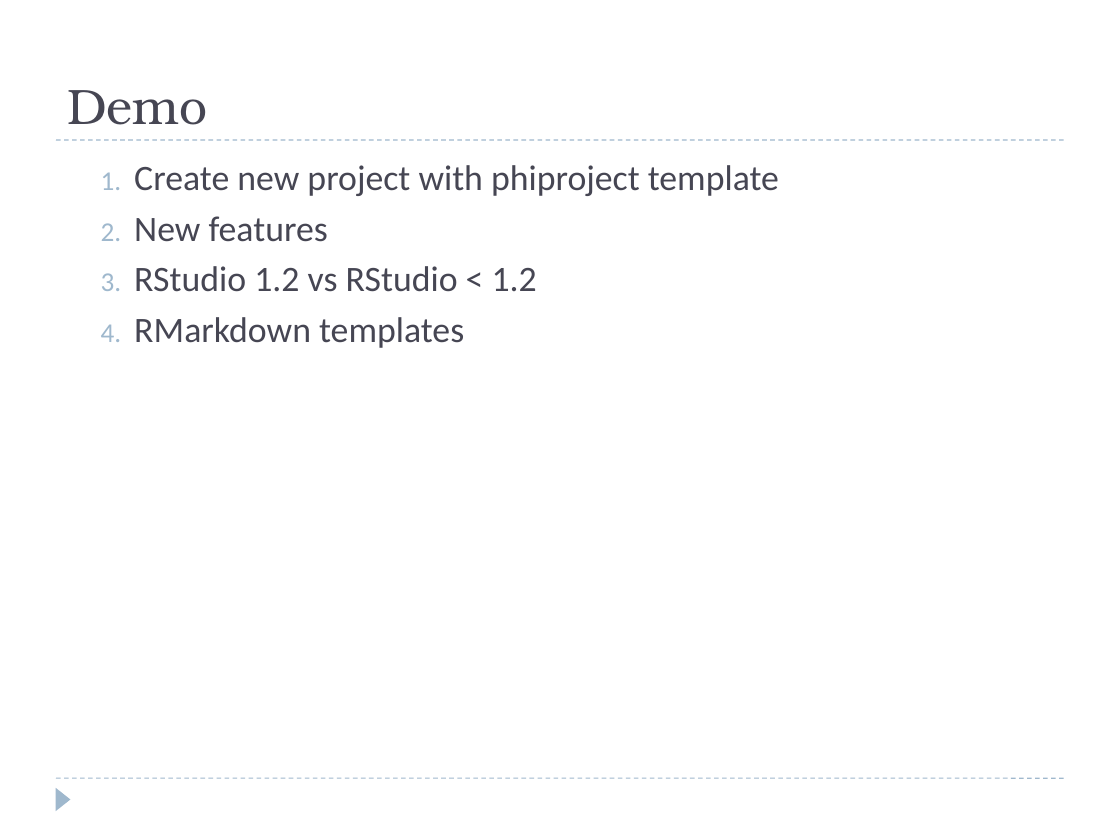
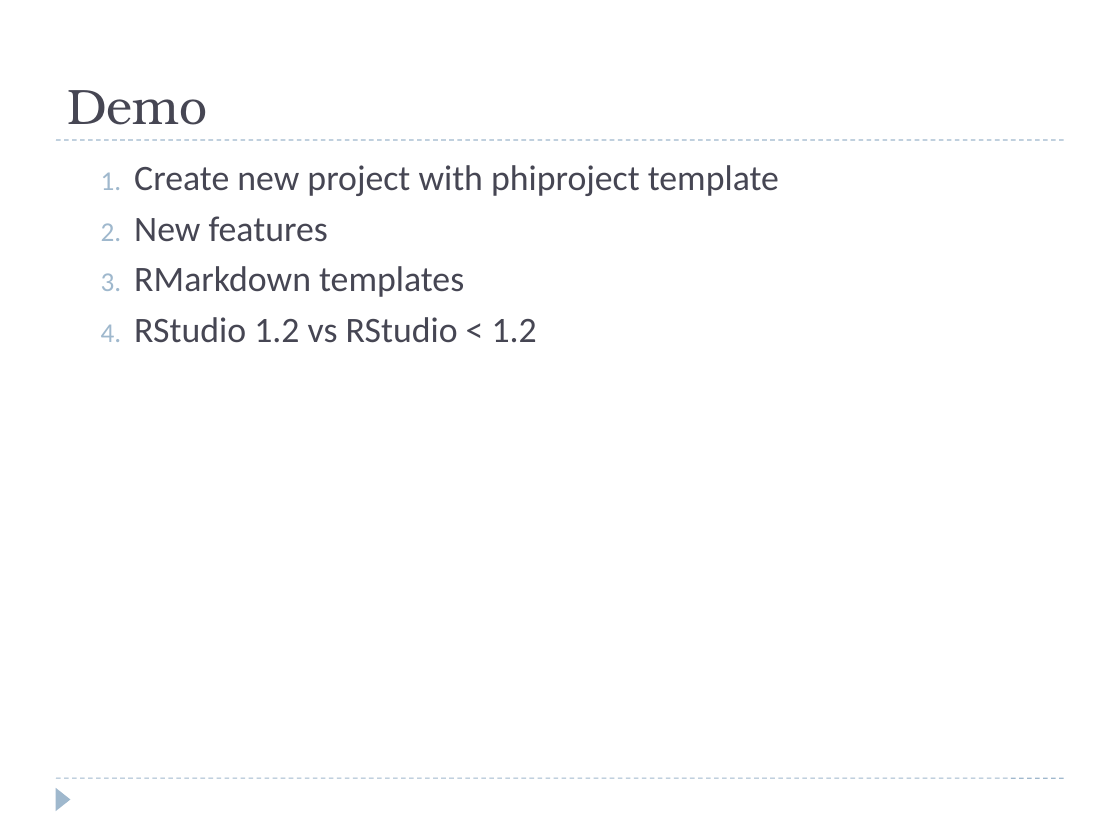
Before and after one commit to alan-y/phiproject-talk, a slide deck: slide 7 of phiproject_ay.pptx. Drawn at 1120x840 pixels with LibreOffice and Linux fonts; fonts in the diff are those of the drawing. Boxes give left, top, right and bottom in pixels: in the first picture for what was removed or moved away, otherwise in the second. Text is boxed around its words. In the diff, an @@ line names an element or a change of style, - is before the commit and + after.

```diff
--- a/phiproject_ay.pptx
+++ b/phiproject_ay.pptx
@@ text at [134, 266, 464, 297]: paragraph added @@
+  3. RMarkdown templates
@@ text at [134, 317, 464, 348]: paragraph removed @@
-  4. RMarkdown templates
```
Also in this commit, not shown: 1 other file.
